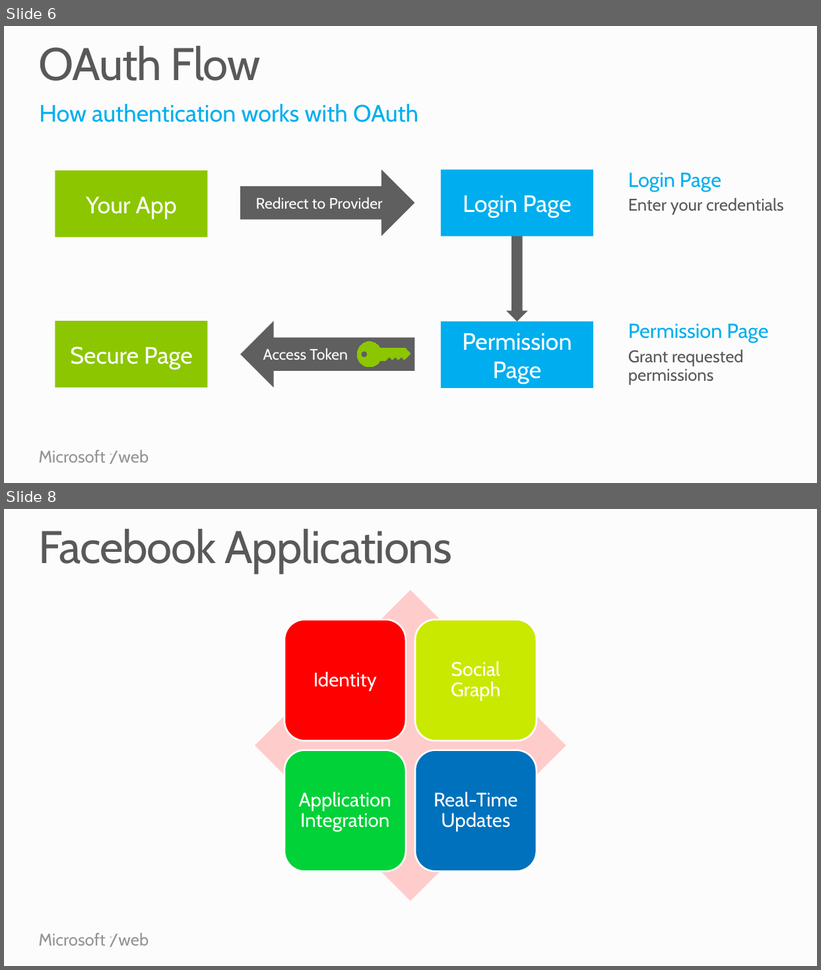
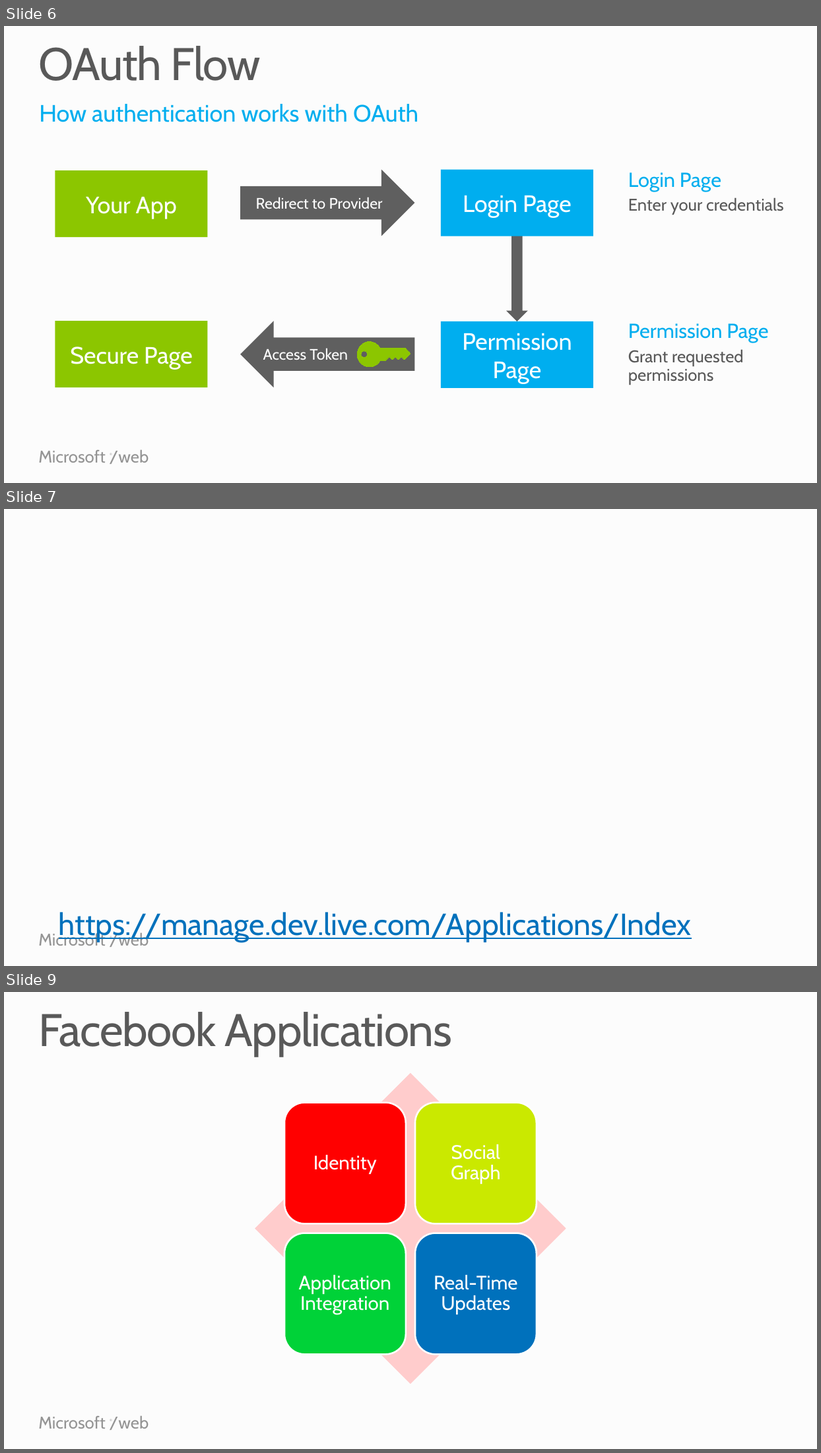
Before and after one commit to Microsoft-Web/PRESENTATION-BuildingSocialWebApps, a slide deck: BuildingSocialWebApps.pptx. Shown one above the other, each under a label of ours: slides 6 and 8 before the commit, slides 6, 7 and 9 after it; the slides between them are not shown. The pictures are 821x970 and 821x1453 pixels, drawn with LibreOffice and Linux fonts; fonts in the diff are those of the drawing; background and template pictures are left out. Boxes give left, top, right and bottom in pixels: in the first picture for what was removed or moved away, otherwise in the second. Text is boxed around its words. In the diff, an @@ line names an element or a change of style, - is before the commit and + after.

```diff
--- a/BuildingSocialWebApps.pptx
+++ b/BuildingSocialWebApps.pptx
@@ slide 7 added at box(4, 509, 817, 966), background picture (left out); not listed: 2 template elements that a slide beside it also shows @@
@@ text added at box(59, 912, 692, 943), 36 pt, text #0071BC, underline @@
+https://manage.dev.live.com/Applications/Index
@@ what was slide 8 is now slide 9 @@
```
Also in this commit, not shown: 4 slides changed, 3 other slides added, 1 slide removed.
